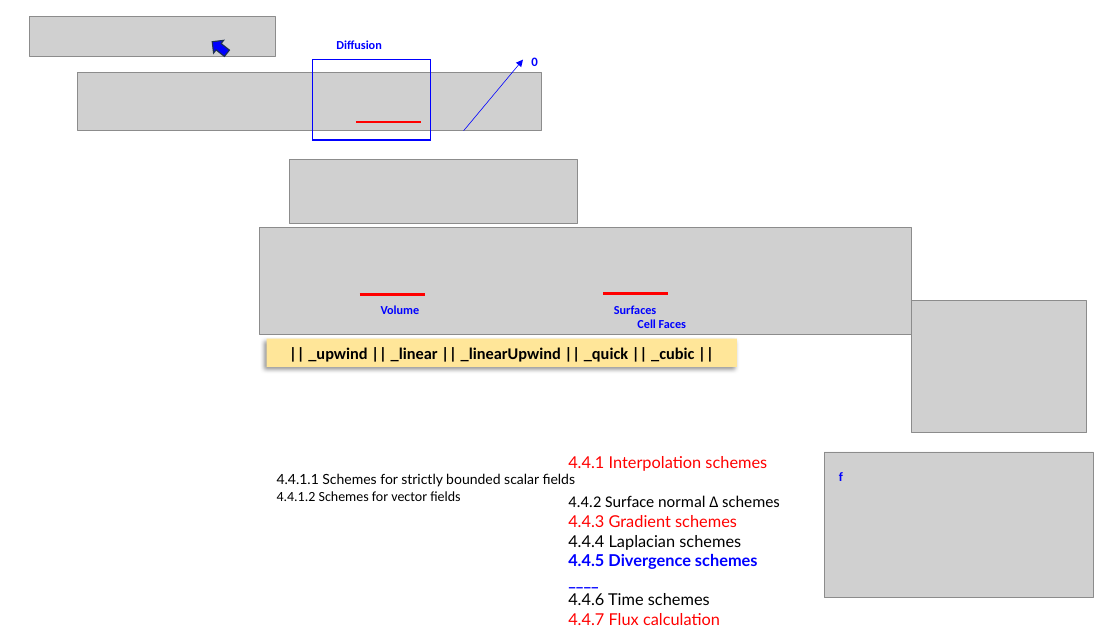
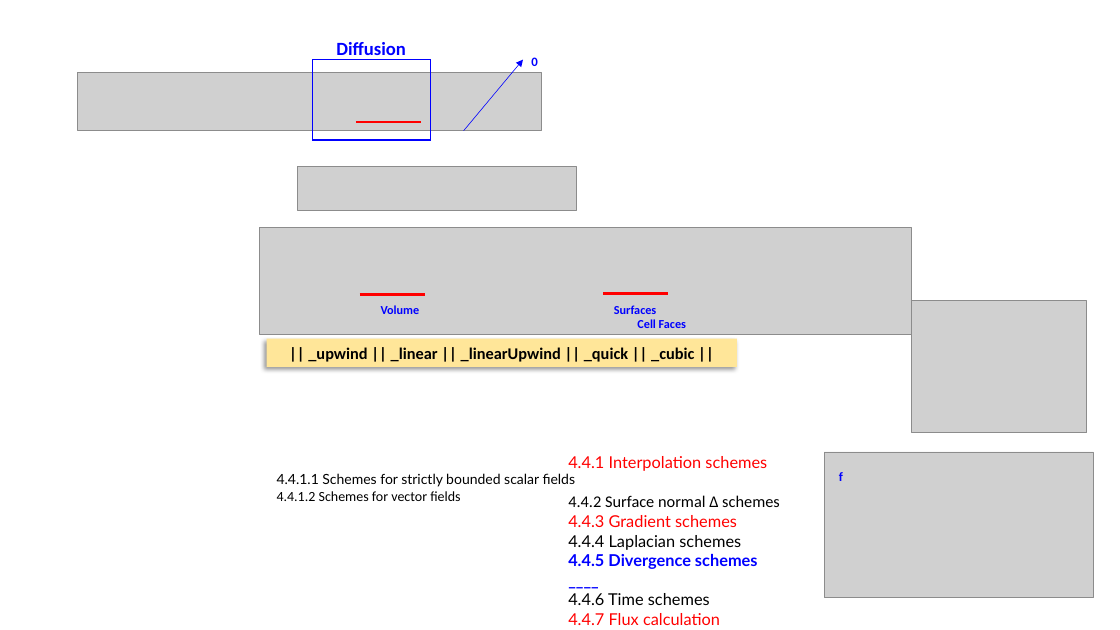
Before and after one commit to grossiRM/CFD_ON, a slide deck: slide 9 of 04_OpenFoam/openFoam_beta.pptx. Drawn at 1120x630 pixels with LibreOffice and Linux fonts; fonts in the diff are those of the drawing; grey boxes stand for pictures. Boxes give left, top, right and bottom in pixels: in the first picture for what was removed or moved away, otherwise in the second. Text is boxed around its words. In the diff, an @@ line names an element or a change of style, - is before the commit and + after.

```diff
--- a/04_OpenFoam/openFoam_beta.pptx
+++ b/04_OpenFoam/openFoam_beta.pptx
@@ picture removed at bbox=[30, 16, 276, 56] @@
@@ down arrow removed at bbox=[208, 35, 232, 59] @@
@@ text "Diffusion" at bbox=[336, 42, 405, 60]: size 10.5 to 16 pt @@
@@ picture: place and size @@
-picture at bbox=[290, 159, 578, 223]
+picture at bbox=[297, 166, 576, 210]
```
Also in this commit, not shown: 3 other slides changed, 17 other files.
